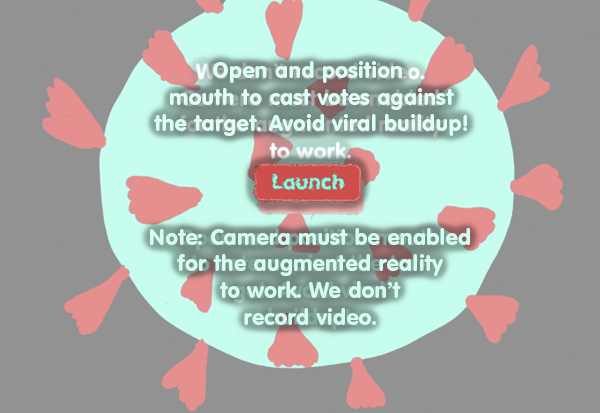
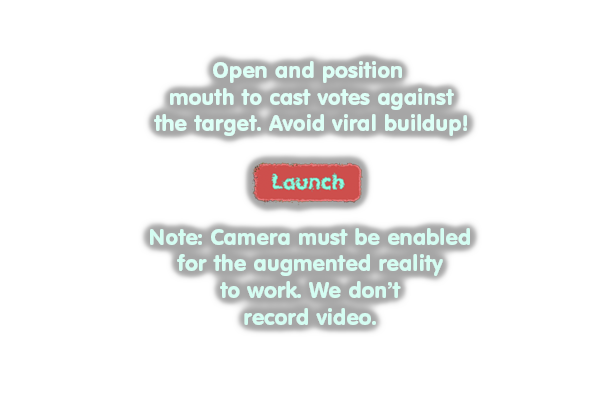
Layer changes from the first (600, 413) image to the second:
hid "Layer 3" over [0, 0, 600, 413]
